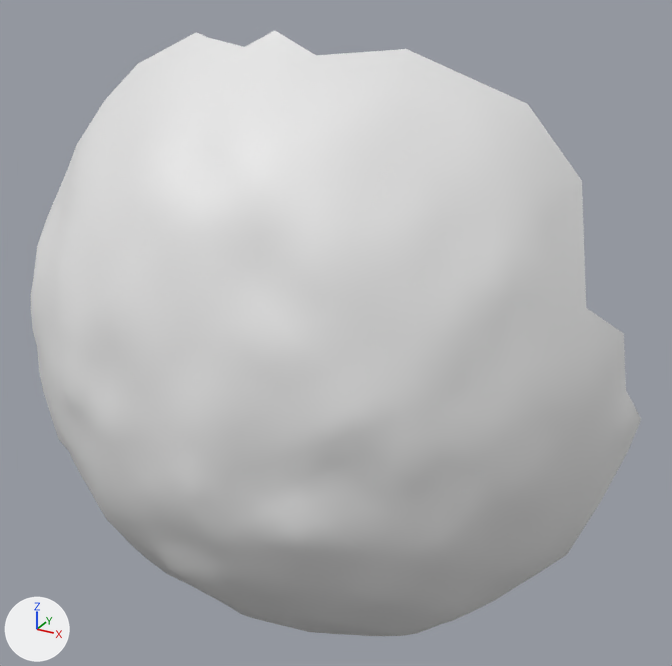
One commit to the OBJ model res/final/onecam_fullvolume/06/cleanedup/FullVolium.000334.obj: the scene before it, then after it.
Before and after are seen from a 50 mm lens placed at (-166.7, 360.1, 248.7), pointed at (-255.9, 522.3, 167.6). The axes (+X, +Y, +Z) are drawn at lower left. The lights are the same throughout. Where no turn or scale is listed for an object, it has been applied to the vertices.

The older version as bpy lines, for what is in view:
```python
me_fullvolium_000334 = bpy.data.meshes.new('FullVolium.000334')
me_fullvolium_000334.from_pydata(...)  # 768 vertices, 1500 faces; spans x -346.0..-193.0, y 476.0..546.0, z 89.0..230.0
ob_fullvolium_000334 = bpy.data.objects.new('FullVolium.000334', me_fullvolium_000334)
ob_fullvolium_000334.location = (0.0, 0.0, 0.0)
```
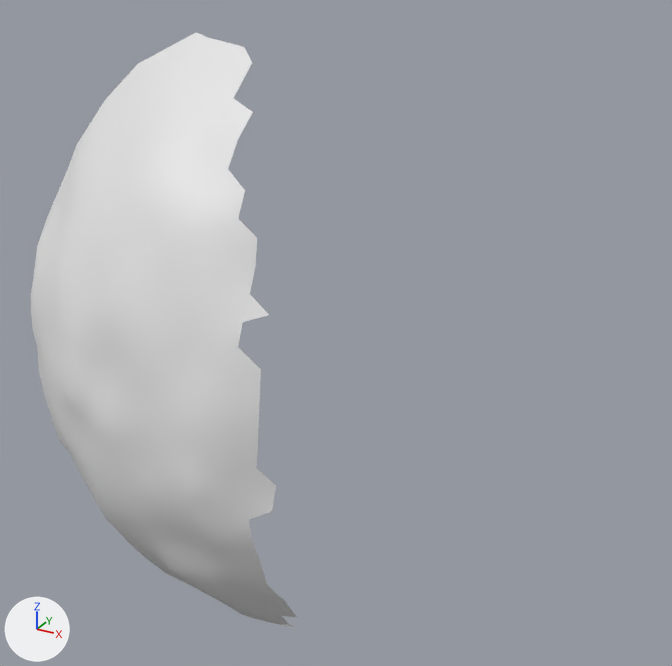
Scene script edits in JSON lines:
```json
{"block": "me_fullvolium_000334", "where": "# used by ob_fullvolium_000334; location = (0.0, 0.0, 0.0)"}
{"op": "remove", "block": "me_fullvolium_000334", "code": "me_fullvolium_000334.from_pydata(...)  # 768 vertices, 1500 faces; spans x -346.0..-193.0, y 476.0..546.0, z 89.0..230.0"}
{"op": "add", "block": "me_fullvolium_000334", "code": "me_fullvolium_000334.from_pydata(...)  # 465 vertices, 876 faces; spans x -346.0..-246.0, y 476.0..546.0, z 90.0..228.0"}
{"block": "me_fullvolium_000334", "change": "me_fullvolium_000334 part 1: 303 vertices removed from x -267.0..-193.0, y 480.0..536.0, z 89.0..230.0"}
```

What differs and where, as boxes [x1, y1, x2, y2] in the pictures (672 x 666 px):
```json
{"object": "FullVolium.000334", "change": "reshaped", "before": [31, 31, 641, 636], "after": [31, 32, 297, 627], "on screen": "56% narrower"}
{"part": 1, "of": "me_fullvolium_000334", "change": "deleted", "before": [228, 31, 641, 636]}
```
